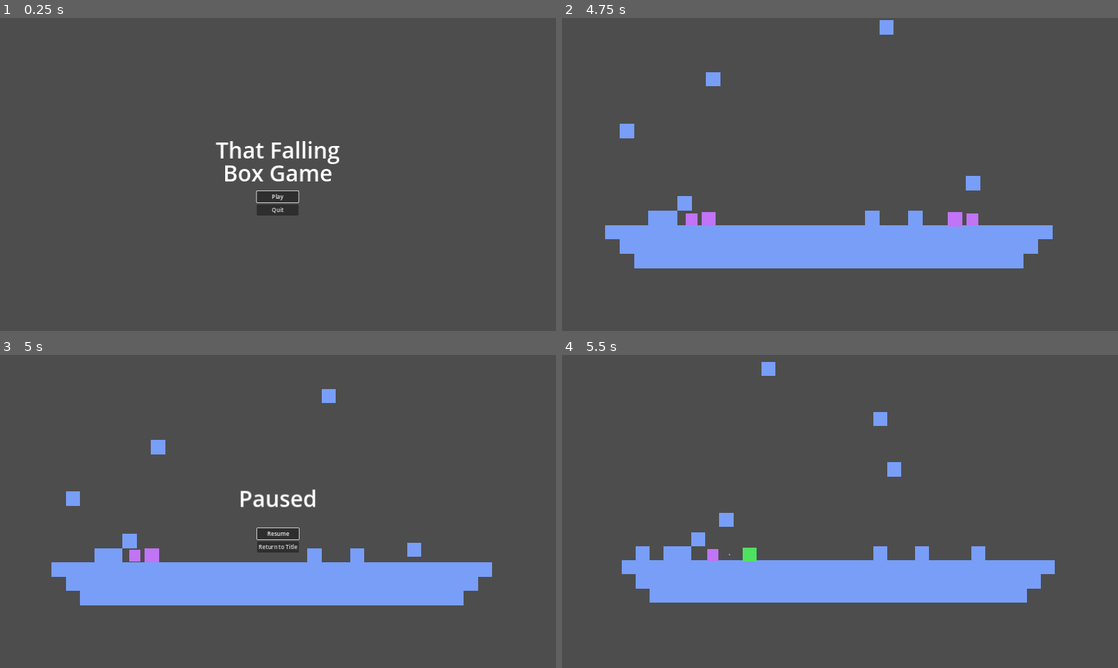
Above: before the commit, frames 1-4 (two rows, left to right).
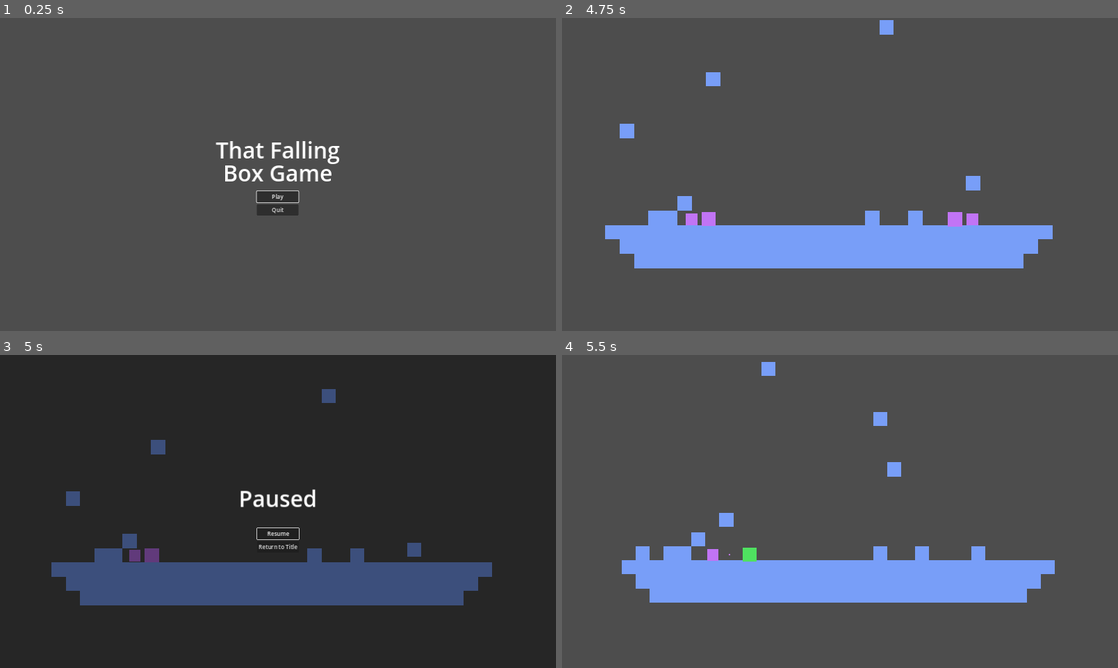
Above: after the commit, the same moments.

Repository: itsMapleLeaf/tfbg
Game: Godot game, scene res://title_menu/title_menu.tscn
Two runs of this game, one before a commit and one after it. Both use one fixed random seed, a clock stepped at 60 frames per second and the inputs below.
Inputs:
- Up to frame 1 (0.25 s): no input
- Up to frame 2 (4.75 s): click "Play" at 0.5 s; hold X (grab) 1.28-2.03 s; hold Right (right) 1.28-2.78 s; tap Z (jump) at 1.52, 2.27, 3.77, 4.52 s; tap X (grab) at 2.1, 3.6 s; hold Left (left) 2.78-3.53 s; hold X (grab) 2.78-3.53 s; hold Right (right) from 3.53 s (still down); hold X (grab) from 4.28 s (still down)
- Up to frame 3 (5 s): keep holding Right (right); keep holding X (grab); tap Escape (game_pause) at 4.9 s
- Up to frame 4 (5.5 s): release Right (right) at 5 s; release X (grab) at 5 s; click "Resume" at 5 s

Frames 1-2 are identical in both runs. In frame 3, 99% of the frame differs, in the area x 0-100%, y 0-100%; in frame 4, nothing differs.

Commit message:
add a shade on pause menu

Diff:
--- a/game/pause_menu.gd
+++ b/game/pause_menu.gd
@@ -1,5 +1,5 @@
 class_name PauseMenu
-extends CenterContainer
+extends Panel
 
 signal resume
 
--- a/game/pause_menu.tscn
+++ b/game/pause_menu.tscn
@@ -1,24 +1,36 @@
-[gd_scene load_steps=4 format=3 uid="uid://hx2aca570wex"]
+[gd_scene load_steps=5 format=3 uid="uid://hx2aca570wex"]
 
 [ext_resource type="Script" path="res://game/pause_menu.gd" id="1_fbv7m"]
 [ext_resource type="Theme" uid="uid://ddmwl58e0qtxf" path="res://title_label_theme.tres" id="1_jeniy"]
 [ext_resource type="Theme" uid="uid://ckit4v3f83kan" path="res://button_theme.tres" id="2_h6cr8"]
 
-[node name="PauseMenu" type="CenterContainer" node_paths=PackedStringArray("resume_button")]
+[sub_resource type="StyleBoxFlat" id="StyleBoxFlat_pioy4"]
+bg_color = Color(0, 0, 0, 0.498039)
+
+[node name="Panel" type="Panel" node_paths=PackedStringArray("resume_button")]
 anchors_preset = 15
 anchor_right = 1.0
 anchor_bottom = 1.0
 grow_horizontal = 2
 grow_vertical = 2
+theme_override_styles/panel = SubResource("StyleBoxFlat_pioy4")
 script = ExtResource("1_fbv7m")
-resume_button = NodePath("VBoxContainer/ResumeButton")
+resume_button = NodePath("CenterContainer/VBoxContainer/ResumeButton")
 
-[node name="VBoxContainer" type="VBoxContainer" parent="."]
+[node name="CenterContainer" type="CenterContainer" parent="."]
+layout_mode = 1
+anchors_preset = 15
+anchor_right = 1.0
+anchor_bottom = 1.0
+grow_horizontal = 2
+grow_vertical = 2
+
+[node name="VBoxContainer" type="VBoxContainer" parent="CenterContainer"]
 layout_mode = 2
 theme_override_constants/separation = 6
 alignment = 1
 
-[node name="Title" type="Label" parent="VBoxContainer"]
+[node name="Title" type="Label" parent="CenterContainer/VBoxContainer"]
 custom_minimum_size = Vector2(0, 160)
 layout_mode = 2
 theme = ExtResource("1_jeniy")
@@ -29,19 +41,19 @@
 horizontal_alignment = 1
 vertical_alignment = 1
 
-[node name="ResumeButton" type="Button" parent="VBoxContainer"]
+[node name="ResumeButton" type="Button" parent="CenterContainer/VBoxContainer"]
 custom_minimum_size = Vector2(120, 0)
 layout_mode = 2
 size_flags_horizontal = 4
 theme = ExtResource("2_h6cr8")
 text = "Resume"
 
-[node name="TitleButton" type="Button" parent="VBoxContainer"]
+[node name="TitleButton" type="Button" parent="CenterContainer/VBoxContainer"]
 custom_minimum_size = Vector2(120, 0)
 layout_mode = 2
 size_flags_horizontal = 4
 theme = ExtResource("2_h6cr8")
 text = "Return to Title"
 
-[connection signal="pressed" from="VBoxContainer/ResumeButton" to="." method="_on_resume_button_pressed"]
-[connection signal="pressed" from="VBoxContainer/TitleButton" to="." method="_on_title_button_pressed"]
+[connection signal="pressed" from="CenterContainer/VBoxContainer/ResumeButton" to="." method="_on_resume_button_pressed"]
+[connection signal="pressed" from="CenterContainer/VBoxContainer/TitleButton" to="." method="_on_title_button_pressed"]
